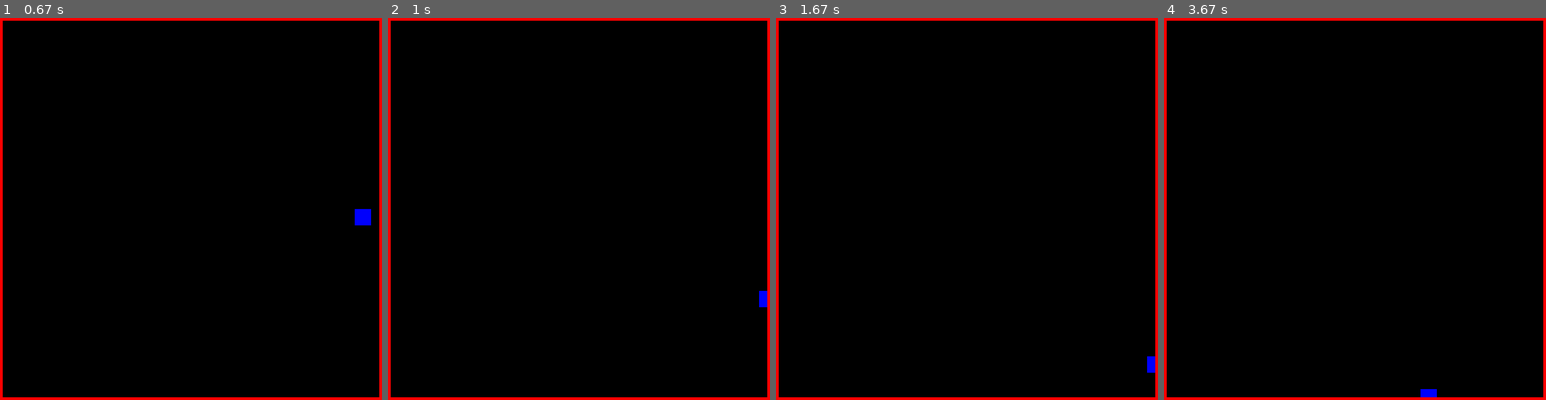
Above: before the commit, frames 1-4 (left to right).
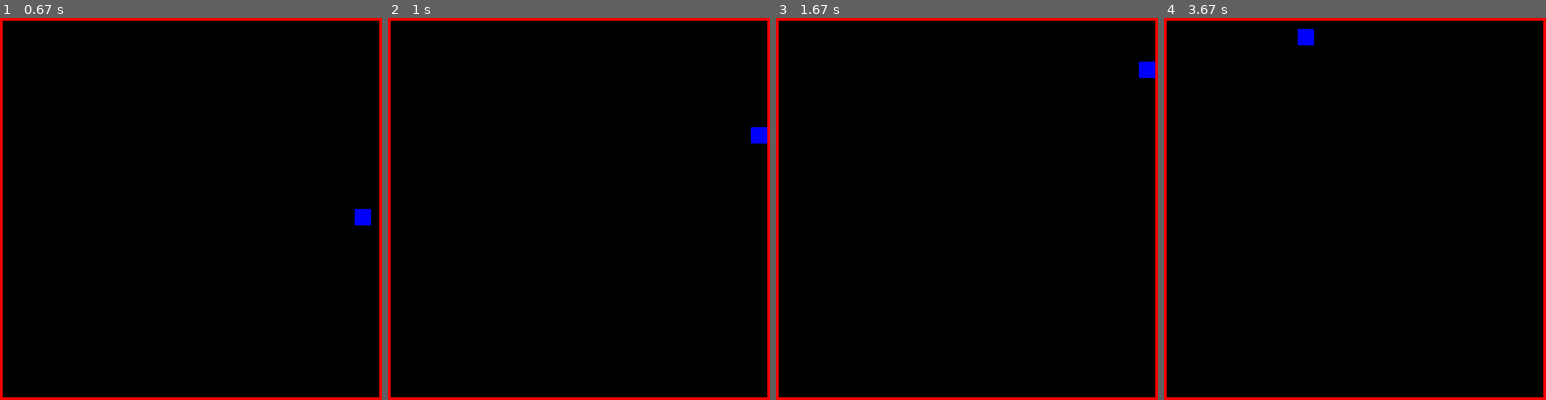
Above: after the commit, the same moments.

Repository: cduck1/dukecw-classwork
Game: pygame game, started from Tile Game/Tile Movement Game.py
The game is run twice, just before and just after one commit, with the same random seed, the same clock (stepped at 60 frames per second) and the same inputs.
Inputs:
- Up to frame 1 (0.67 s): hold Right from 0.33 s (still down)
- Up to frame 2 (1 s): release Right at 0.8 s; hold Up from 0.83 s (still down)
- Up to frame 3 (1.67 s): release Up at 1.13 s
- Up to frame 4 (3.67 s): hold Left 1.67-2.2 s; hold Down 2.23-2.53 s; hold Left 2.57-2.97 s; hold Up 3-3.37 s; hold Right from 3.4 s (still down)

Frame 1 is identical in both runs. In frame 2, 0.3% of the frame differs, in the area x 95-100%, y 28-76%; in frame 3, 0.3%; in frame 4, 0.3%.

Commit message:
Update Tile Movement Game.py
Completely reworked how to stop the player when it collides with a wall - works now

Diff:
--- a/Tile Game/Tile Movement Game.py
+++ b/Tile Game/Tile Movement Game.py
@@ -43,29 +43,55 @@
         self.rect = self.image.get_rect()
         self.rect.x = 500
         self.rect.y = 500
-    #def update(self):
+        # Set speed vector
+        self.change_x = 0
+        self.change_y = 0
+
+    def changespeed(self, x, y):
+        # Change the speed of the player
+        self.change_x += x
+        self.change_y += y
+
+    def update(self):
+        # Update the player position
+
+        # Move left/right
+        self.rect.x += self.change_x
+        # Did this update cause us to hit a wall?
+        wall_hit_group = pygame.sprite.spritecollide(self, wall_group, False)
+        for wall in wall_hit_group:
+            # If we are moving right, set our right side to the left side of
+            # the item we hit
+            if self.change_x > 0:
+                self.rect.right = wall.rect.left
+            else:
+                # Otherwise if we are moving left, do the opposite.
+                self.rect.left = wall.rect.right
+
+        # Move up/down
+        self.rect.y += self.change_y
+        # Check and see if we hit anything
+        wall_hit_group = pygame.sprite.spritecollide(self, wall_group, False)
+        for wall in wall_hit_group:
+            # Reset our position based on the top/bottom of the object.
+            if self.change_y > 0:
+                self.rect.bottom = wall.rect.top
+            else:
+                self.rect.top = wall.rect.bottom
+
+        # Resets the change to 0 every update so that the speed doesn't accelerate infinitely
+        self.change_x = 0
+        self.change_y = 0
 
     # Procedure for what happens when the right and left arrow key is pressed
     def moveRight(self, x_speed):
-        if not(pygame.sprite.spritecollide(myPlayer,wall_group,False)):
-            self.rect.x += x_speed
-        else:
-            self.rect.x -= x_speed
+        self.rect.x += x_speed
     def moveLeft(self, x_speed):
-        if not(pygame.sprite.spritecollide(myPlayer,wall_group,False)):
-            self.rect.x -= x_speed
-        else:
-            self.rect.x += x_speed
+        self.rect.x -= x_speed
     def moveUp(self, y_speed):
-        if not(pygame.sprite.spritecollide(myPlayer,wall_group,False)):
-            self.rect.y -= y_speed
-        else:
+        self.rect.y -= y_speed
+    def moveDown(self, y_speed):
             self.rect.y += y_speed
-    def moveDown(self, y_speed):
-        if not(pygame.sprite.spritecollide(myPlayer,wall_group,False)):
-            self.rect.y += y_speed
-        else:
-            self.rect.y -= y_speed
 
 # Making the wall class
 class wall(pygame.sprite.Sprite):
@@ -123,13 +149,13 @@
             done = True
     keys = pygame.key.get_pressed()
     if keys[pygame.K_LEFT]:
-        myPlayer.moveLeft(20)
+        myPlayer.changespeed(-20, 0)
     if keys[pygame.K_RIGHT]:
-        myPlayer.moveRight(20)
+        myPlayer.changespeed(20, 0)
     if keys[pygame.K_UP]:
-        myPlayer.moveUp(20)
+        myPlayer.changespeed(0, -20)
     if keys[pygame.K_DOWN]:
-        myPlayer.moveDown(20)
+        myPlayer.changespeed(0, 20)
 
     # Game logic should go here
     all_sprites_group.update()
